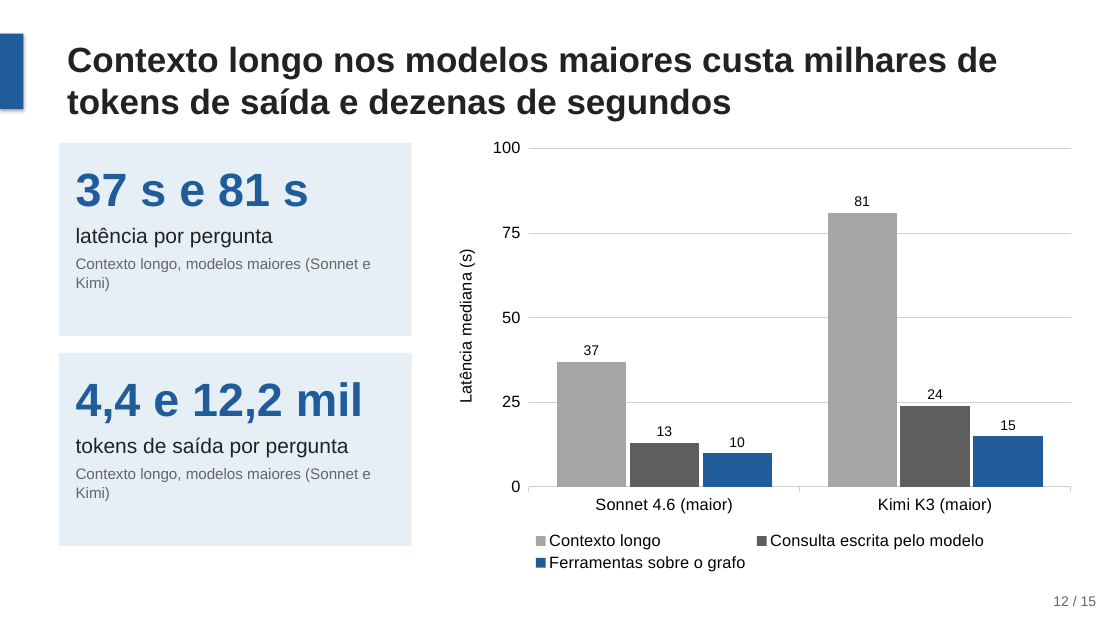
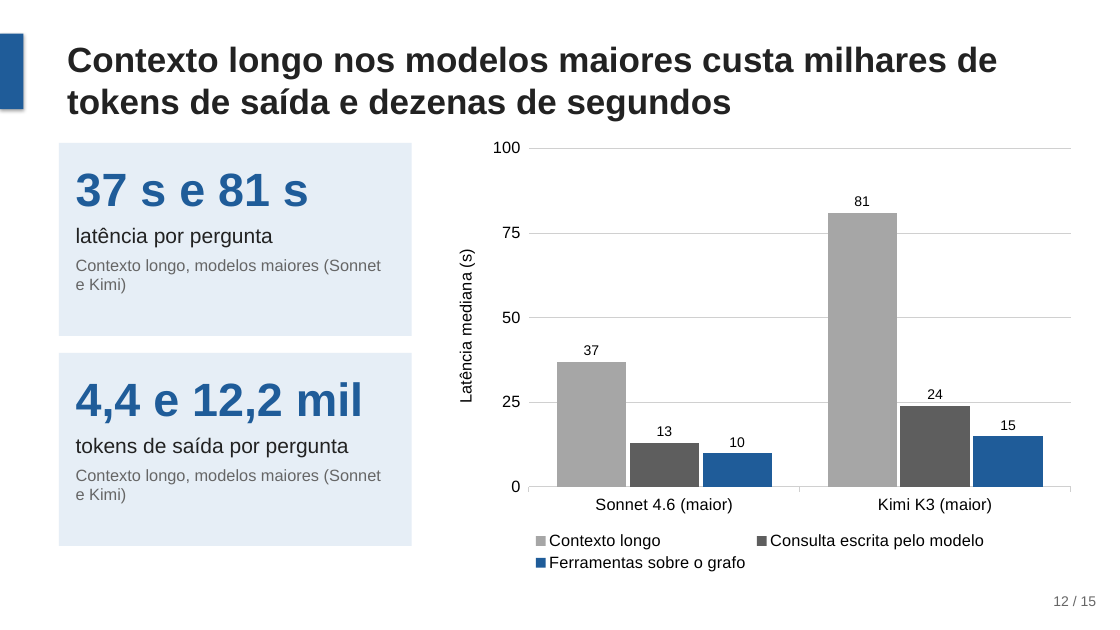
Before and after one commit to joaowinderfeldbussolotto/football-tactics-knowledge-graph, a slide deck: slide 12 of apresentacao/apresentacao.pptx. Drawn at 1120x630 pixels with LibreOffice and Linux fonts; fonts in the diff are those of the drawing. Boxes give left, top, right and bottom in pixels: in the first picture for what was removed or moved away, otherwise in the second. Text is boxed around its words. In the diff, an @@ line names an element or a change of style, - is before the commit and + after.

```diff
--- a/apresentacao/apresentacao.pptx
+++ b/apresentacao/apresentacao.pptx
@@ text at (x1=76, y1=259, x2=381, y2=294): size 13 to 14 pt in "Contexto longo, modelos maiores (Sonnet e Kimi)" @@
@@ text at (x1=76, y1=469, x2=381, y2=504): size 13 to 14 pt in "Contexto longo, modelos maiores (Sonnet e Kimi)" @@
```
Also in this commit, not shown: 6 other slides changed, 1 other file.
